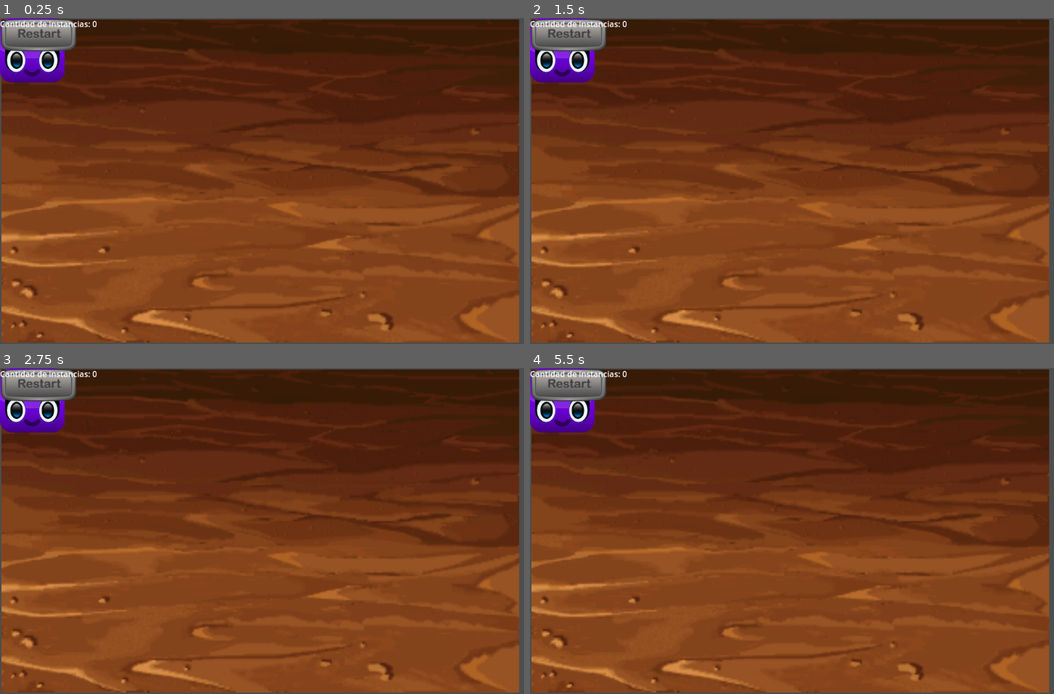
Above: before the commit, frames 1-4 (two rows, left to right).
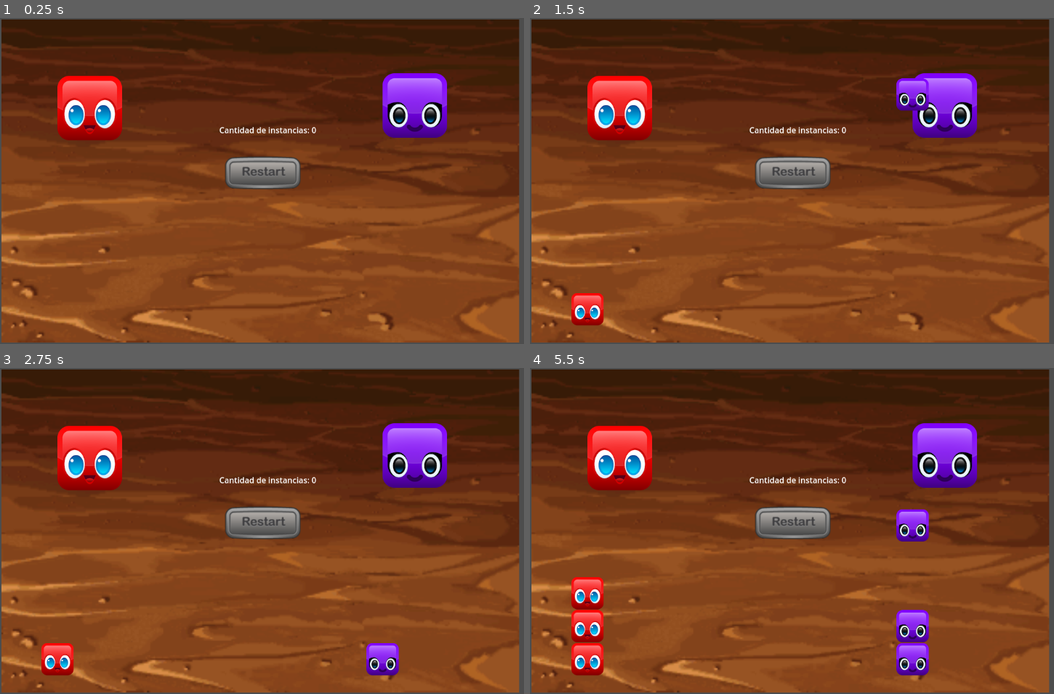
Above: after the commit, the same moments.

Repository: srrod92/rod_gonzalez_senales
Game: Godot game, scene res://scenes/Menu/Menu.tscn
The game is run twice, just before and just after one commit, with the same random seed, the same clock (stepped at 60 frames per second) and the same inputs.
Inputs (mouse positions are in pixels of both pictures, inside the frame that each line leads up to; where the layout moved, square brackets give the same spot in the first picture):
- Up to frame 1 (0.25 s): no input
- Up to frame 2 (1.5 s): click (619, 109) [561, 50] at 0.5 s; click (943, 106) [561, 50] at 1.25 s
- Up to frame 3 (2.75 s): click (262, 521) [36, 384] at 2 s
- Up to frame 4 (5.5 s): click (619, 459) [561, 400] at 2.75 s; click (943, 456) [561, 400] at 3.5 s; click (619, 459) [561, 400] at 4.25 s; click (943, 456) [561, 400] at 5 s

The runs differ from the first frame. In frame 1, 9.0% of the frame differs, in the area x 0-86%, y 0-53%; in frame 2, 9.9%; in frame 3, 10%; in frame 4, 13%, in the area x 0-86%, y 0-95%.

Commit message:
Punto2
Se agrego el metodo generate_block() a las escenas RedGenerator y VioletGenerator.
Tamben se agrego codigo que llama a este metodo al suceder la señal de botton_down

Diff:
--- a/scenes/Buttons/RedGenerator/RedGenerator.gd
+++ b/scenes/Buttons/RedGenerator/RedGenerator.gd
@@ -1,5 +1,5 @@
 extends TextureButton
-
+var cubo_red = preload("res://scenes/Blocks/Red/BlockRed.tscn")
 
 # Called when the node enters the scene tree for the first time.
 func _ready():
@@ -12,4 +12,9 @@
 
 
 func _on_button_down():
-	pass # Replace with function body.
+	generate_block()
+	pass
+
+func generate_block():
+	var redNew = cubo_red.instantiate()
+	add_child(redNew)
--- a/scenes/Buttons/RedGenerator/RedGenerator.tscn
+++ b/scenes/Buttons/RedGenerator/RedGenerator.tscn
@@ -1,6 +1,10 @@
-[gd_scene load_steps=2 format=3 uid="uid://nwbl03ueqyor"]
+[gd_scene load_steps=3 format=3 uid="uid://nwbl03ueqyor"]
 
 [ext_resource type="Texture2D" uid="uid://7icqglxkk1u1" path="res://assets/block_red.png" id="1"]
+[ext_resource type="Script" path="res://scenes/Buttons/RedGenerator/RedGenerator.gd" id="2_j5hrx"]
 
 [node name="RedGenerator" type="TextureButton"]
 texture_normal = ExtResource("1")
+script = ExtResource("2_j5hrx")
+
+[connection signal="button_down" from="." to="." method="_on_button_down"]
--- a/scenes/Buttons/VioletGenerator/VioletGenerator.gd
+++ b/scenes/Buttons/VioletGenerator/VioletGenerator.gd
@@ -1,4 +1,5 @@
 extends TextureButton
+var cubo_violet = preload("res://scenes/Blocks/Violet/BlockViolet.tscn")
 
 
 # Called when the node enters the scene tree for the first time.
@@ -12,4 +13,9 @@
 
 
 func _on_button_down():
+	generate_block()
 	pass # Replace with function body.
+
+func generate_block():
+	var violetNew = cubo_violet.instantiate()
+	add_child(violetNew)
--- a/scenes/Buttons/VioletGenerator/VioletGenerator.tscn
+++ b/scenes/Buttons/VioletGenerator/VioletGenerator.tscn
@@ -1,14 +1,10 @@
-[gd_scene load_steps=2 format=2]
+[gd_scene load_steps=3 format=3 uid="uid://yjutifpydxgb"]
 
-[ext_resource path="res://assets/block_violet.png" type="Texture" id=1]
+[ext_resource type="Texture2D" uid="uid://c0f3vvctal5va" path="res://assets/block_violet.png" id="1"]
+[ext_resource type="Script" path="res://scenes/Buttons/VioletGenerator/VioletGenerator.gd" id="2_brces"]
 
 [node name="VioletGenerator" type="TextureButton"]
-margin_left = -64.0
-margin_top = -64.0
-margin_right = 64.0
-margin_bottom = 64.0
-rect_pivot_offset = Vector2( 64, 64 )
-texture_normal = ExtResource( 1 )
-__meta__ = {
-"_edit_use_anchors_": false
-}
+texture_normal = ExtResource("1")
+script = ExtResource("2_brces")
+
+[connection signal="button_down" from="." to="." method="_on_button_down"]
--- a/scenes/Menu/Menu.tscn
+++ b/scenes/Menu/Menu.tscn
@@ -1,53 +1,50 @@
-[gd_scene load_steps=7 format=2]
+[gd_scene load_steps=7 format=3 uid="uid://bddl7jfwbhkfj"]
 
-[ext_resource path="res://assets/background.png" type="Texture" id=1]
-[ext_resource path="res://scenes/Buttons/VioletGenerator/VioletGenerator.tscn" type="PackedScene" id=2]
-[ext_resource path="res://scenes/Buttons/RedGenerator/RedGenerator.tscn" type="PackedScene" id=3]
-[ext_resource path="res://scenes/Buttons/Reset/Reset.tscn" type="PackedScene" id=4]
-[ext_resource path="res://scenes/Menu/Menu.gd" type="Script" id=5]
+[ext_resource type="Texture2D" uid="uid://dgcw0vs3drey1" path="res://assets/background.png" id="1"]
+[ext_resource type="PackedScene" uid="uid://yjutifpydxgb" path="res://scenes/Buttons/VioletGenerator/VioletGenerator.tscn" id="2"]
+[ext_resource type="PackedScene" uid="uid://nwbl03ueqyor" path="res://scenes/Buttons/RedGenerator/RedGenerator.tscn" id="3"]
+[ext_resource type="PackedScene" path="res://scenes/Buttons/Reset/Reset.tscn" id="4"]
+[ext_resource type="Script" path="res://scenes/Menu/Menu.gd" id="5"]
 
-[sub_resource type="RectangleShape2D" id=1]
-extents = Vector2( 759.99, 33.6962 )
+[sub_resource type="RectangleShape2D" id="1"]
+size = Vector2(1519.98, 67.3924)
 
 [node name="Menu" type="Node2D"]
-script = ExtResource( 5 )
+script = ExtResource("5")
 
-[node name="Background" type="Sprite" parent="."]
-position = Vector2( 516.671, 323.633 )
-scale = Vector2( 3.2109, 3.2109 )
-texture = ExtResource( 1 )
+[node name="Background" type="Sprite2D" parent="."]
+position = Vector2(516.671, 323.633)
+scale = Vector2(3.2109, 3.2109)
+texture = ExtResource("1")
 
-[node name="RedGenerator" parent="." instance=ExtResource( 3 )]
-margin_left = 102.116
-margin_top = 72.2393
-margin_right = 230.116
-margin_bottom = 200.239
+[node name="RedGenerator" parent="." instance=ExtResource("3")]
+offset_left = 114.0
+offset_top = 115.0
+offset_right = 242.0
+offset_bottom = 243.0
 
-[node name="VioletGenerator" parent="." instance=ExtResource( 2 )]
-margin_left = 772.557
-margin_top = 67.459
-margin_right = 900.557
-margin_bottom = 195.459
+[node name="VioletGenerator" parent="." instance=ExtResource("2")]
+offset_left = 759.0
+offset_top = 110.0
+offset_right = 887.0
+offset_bottom = 238.0
 
-[node name="Reset" parent="." instance=ExtResource( 4 )]
-margin_left = 430.229
-margin_top = 246.187
-margin_right = 582.229
-margin_bottom = 313.187
+[node name="Reset" parent="." instance=ExtResource("4")]
+offset_left = 445.0
+offset_top = 274.0
+offset_right = 597.0
+offset_bottom = 341.0
 
 [node name="Floor" type="StaticBody2D" parent="."]
-position = Vector2( 513.885, 577.225 )
+position = Vector2(513.885, 645)
 
 [node name="Collision" type="CollisionShape2D" parent="Floor"]
-shape = SubResource( 1 )
+shape = SubResource("1")
 
 [node name="CountLabel" type="Label" parent="."]
-margin_left = 427.84
-margin_top = 215.115
-margin_right = 628.84
-margin_bottom = 246.115
+offset_left = 435.0
+offset_top = 211.0
+offset_right = 615.0
+offset_bottom = 237.0
 text = "Cantidad de Instancias:
 "
-__meta__ = {
-"_edit_use_anchors_": false
-}
